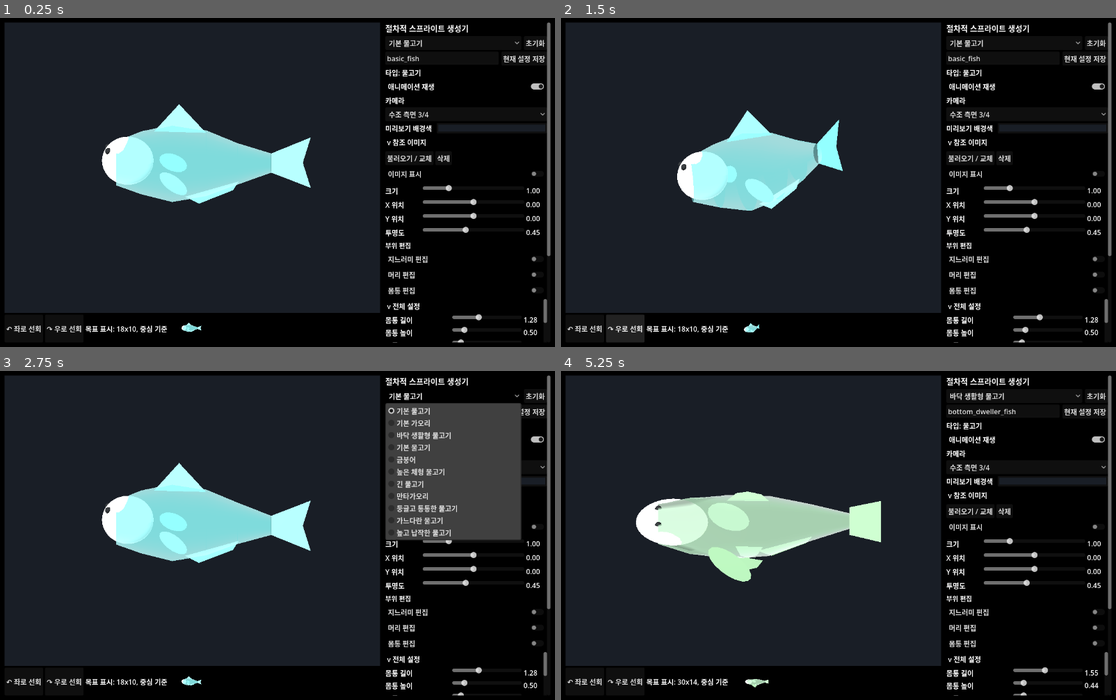
Above: before the commit, frames 1-4 (two rows, left to right).
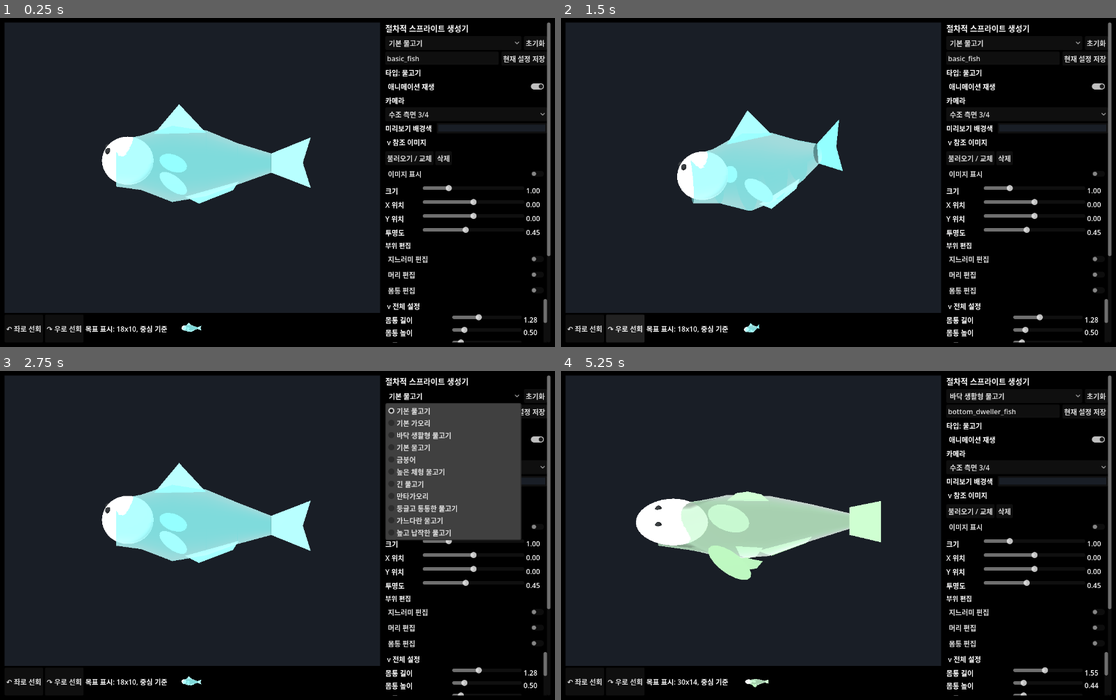
Above: after the commit, the same moments.

Repository: currywhaleshark/aquarium_sprite_mock-up_generator
Game: Godot game, scene res://scenes/Main.tscn
The game is run twice, just before and just after one commit, with the same random seed, the same clock (stepped at 60 frames per second) and the same inputs.
Inputs:
- Up to frame 1 (0.25 s): no input
- Up to frame 2 (1.5 s): click "↶ 좌로 선회" at 0.5 s; click "↷ 우로 선회" at 1.25 s
- Up to frame 3 (2.75 s): click "기본 물고기" at 2 s
- Up to frame 4 (5.25 s): click "초기화" at 2.75 s; click "현재 설정 저장" at 3.5 s; click "basic_fish (사용자)" at 4.25 s; click "애니메이션 재생" at 5 s

The runs differ from the first frame. In frame 1, 0.3% of the frame differs, in the area x 20-35%, y 26-96%; in frame 2, 0.3%; in frame 3, 0.3%; in frame 4, 0.8%, in the area x 17-37%, y 37-97%.

Commit message:
fix: implement contour-matching head-to-body shell transition to prevent step discontinuities

Diff:
--- a/scripts/creature/FishRig.gd
+++ b/scripts/creature/FishRig.gd
@@ -266,6 +266,7 @@
 	var head_shell := _head_shell_metrics(rings, body_height, body_width, body_z_scale, head_offset, head_size, shell_expand)
 	var start_x := float(head_shell["start_x"])
 	var end_x := body_length * 0.48
+	head_shell["end_x"] = end_x
 	for i in rings.size():
 		var ring: Dictionary = BodyProfileScript.normalize_ring(rings[i], i)
 		var radius_y := body_height * (float(ring["upper_height"]) + float(ring["lower_height"])) * 0.5 + shell_expand * lerpf(1.0, 0.22, float(ring["x"]))
@@ -289,29 +290,78 @@
 	var start_x := head_offset - head_scale.x * 0.22
 	return {
 		"shape": shape,
+		"head_scale": head_scale,
+		"head_offset": head_offset,
+		"forehead_slope": param_float("forehead_slope", 0.35),
+		"shell_expand": shell_expand,
+		"start_x": start_x,
 		"radius_y": maxf(head_scale.y * 0.5 + shell_expand * 0.72, 0.04),
 		"radius_z": maxf(head_scale.z * 0.5 + shell_expand * 0.72, 0.035),
-		"start_x": start_x
 	}
+
+func _get_head_contour_radius(x_local_unscaled: float, shape: String, forehead_slope: float) -> Vector2:
+	var x := clampf(x_local_unscaled, -0.499, 0.499)
+	var sin_phi := sqrt(1.0 - 4.0 * x * x)
+	var y_deformed := 0.5 * sin_phi
+	var z_deformed := 0.5 * sin_phi
+
+	if shape == "cephalofoil":
+		z_deformed *= (1.0 + sin_phi * 2.2)
+		y_deformed *= 0.42
+	else:
+		var u := x + 0.5
+		if x < 0.0:
+			if shape == "pointed" or shape == "tapered":
+				var taper_factor := lerpf(0.12, 1.0, u / 0.5)
+				y_deformed *= taper_factor
+				z_deformed *= taper_factor
+			elif shape == "blunt":
+				var taper_factor := lerpf(0.68, 1.0, pow(u / 0.5, 0.4))
+				y_deformed *= taper_factor
+				z_deformed *= taper_factor
+
+		if x < 0.1:
+			var hump_weight := sin_phi * (1.0 - u)
+			var hump_height := 0.16 + forehead_slope * 0.15
+			if shape == "hump":
+				y_deformed += 0.5 * hump_weight * hump_height
+			elif shape == "steep_forehead":
+				y_deformed += 0.5 * hump_weight * hump_height * 0.72
+
+		if shape == "flattened":
+			y_deformed *= 0.825
+
+	return Vector2(y_deformed, z_deformed)
 
 func _apply_head_shell_metrics(ring: Dictionary, radius_y: float, radius_z: float, metrics: Dictionary) -> Dictionary:
 	var ring_id := String(ring.get("id", ""))
 	if ring_id != "snout" and ring_id != "head":
 		return {"radius_y": radius_y, "radius_z": radius_z}
+
 	var shape := String(metrics.get("shape", "rounded"))
-	var target_y := float(metrics["radius_y"])
-	var target_z := float(metrics["radius_z"])
+	var head_scale: Vector3 = metrics.get("head_scale", Vector3.ONE)
+	var head_offset: float = float(metrics.get("head_offset", 0.0))
+	var forehead_slope: float = float(metrics.get("forehead_slope", 0.35))
+	var shell_expand: float = float(metrics.get("shell_expand", 0.08))
+	var start_x: float = float(metrics.get("start_x", 0.0))
+	var end_x: float = float(metrics.get("end_x", 0.0))
+
+	var ring_x := float(ring["x"])
+	var ring_x_world := lerpf(start_x, end_x, ring_x)
+	var x_local_unscaled := (ring_x_world - head_offset) / head_scale.x
+
+	var contour := _get_head_contour_radius(x_local_unscaled, shape, forehead_slope)
+
+	var target_y := head_scale.y * contour.x
+	var target_z := head_scale.z * contour.y
+
 	if ring_id == "snout":
-		var snout_y_scale := 0.7
-		var snout_z_scale := 0.72
-		if shape == "pointed" or shape == "tapered":
-			snout_y_scale = 0.52
-			snout_z_scale = 0.58
-		elif shape == "blunt":
-			snout_y_scale = 0.82
-			snout_z_scale = 0.86
-		target_y *= snout_y_scale
-		target_z *= snout_z_scale
+		target_y += shell_expand * 0.15
+		target_z += shell_expand * 0.15
+	elif ring_id == "head":
+		target_y += shell_expand * 0.65
+		target_z += shell_expand * 0.65
+
 	return {
 		"radius_y": maxf(target_y, 0.035),
 		"radius_z": maxf(target_z, 0.03)
